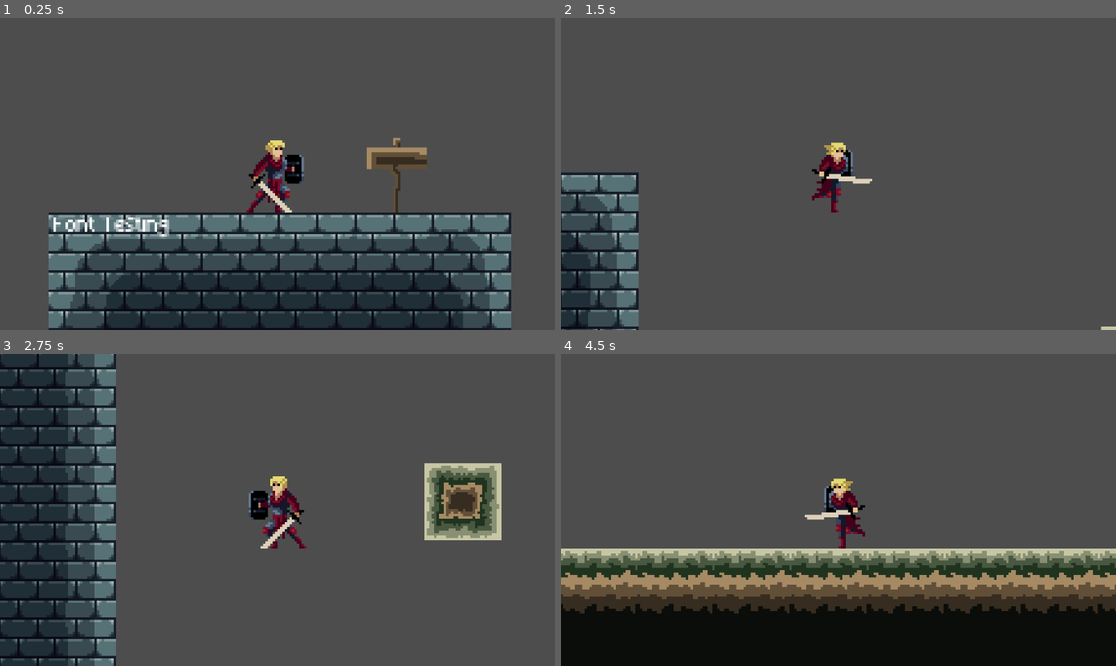
Above: before the commit, frames 1-4 (two rows, left to right).
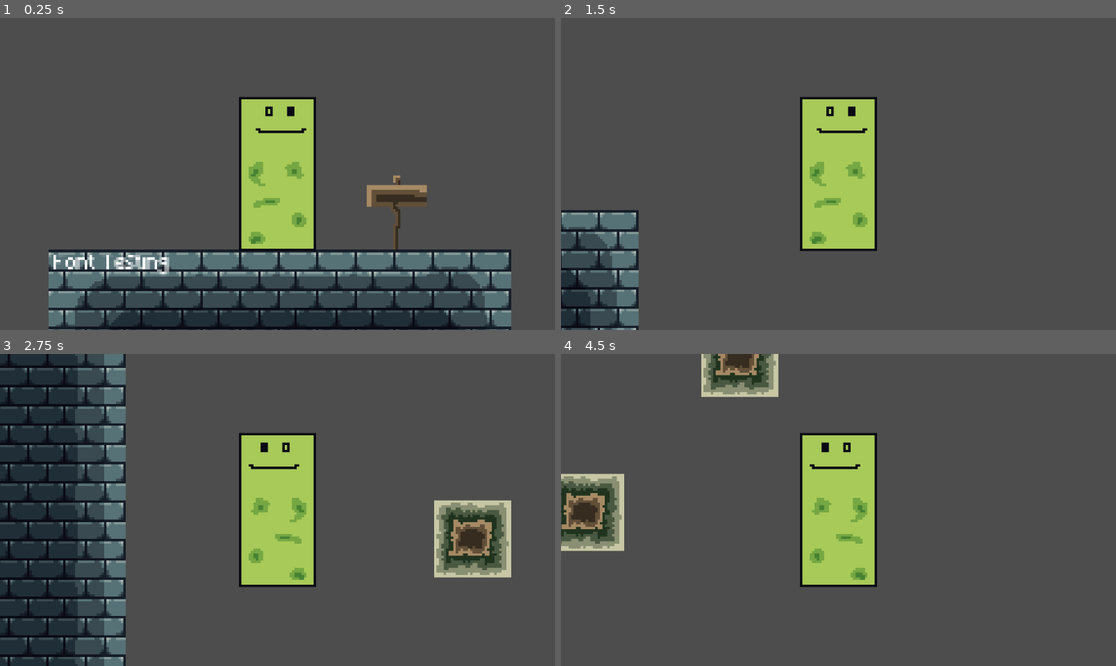
Above: after the commit, the same moments.

Repository: Burnablelemming/EvergroveStudios
Game: Godot game, scene res://scenes/world.tscn
Same seed, same stepped clock (60 frames per second), same inputs: the game is played once before the commit and once after it.
Inputs:
- Up to frame 1 (0.25 s): no input
- Up to frame 2 (1.5 s): hold Up (ui_up) 0.53-1.28 s; hold Right (ui_right) from 0.53 s (still down); tap Enter at 1.25 s; tap Up (ui_up) at 1.35 s
- Up to frame 3 (2.75 s): tap Up (ui_up) at 1.52, 1.82 s; release Right (ui_right) at 2.03 s; hold Left (ui_left) from 2.03 s (still down); hold Up (ui_up) from 2.03 s (still down)
- Up to frame 4 (4.5 s): release Left (ui_left) at 2.78 s; release Up (ui_up) at 2.78 s; hold Right (ui_right) 2.78-4.28 s; tap Up (ui_up) at 2.85, 3.02, 3.32, 4.35 s; hold Up (ui_up) 3.53-4.28 s; hold Left (ui_left) from 4.28 s (still down)

The runs differ from the first frame. In frame 1, 26% of the frame differs, in the area x 8-93%, y 25-100%; in frame 2, 9.9%; in frame 3, 21%; in frame 4, 41%, in the area x 0-100%, y 0-100%.

Commit message:
Made a new test character.

Diff:
--- a/Scripts/Player.gd
+++ b/Scripts/Player.gd
@@ -51,14 +51,14 @@
 		if(acceleration.x + speed) <= maxHorizontalAcceleration:
 			acceleration.x += speed
 		spr.flip_h = false
-		anim.play("walk_right")
+		#anim.play("walk_right")
 	elif Input.is_action_pressed("ui_left"):
 		if(acceleration.x - speed) >= -maxHorizontalAcceleration:
 			acceleration.x -= speed
 		spr.flip_h = true
-		anim.play("walk_right")
+		#anim.play("walk_right")
 	else:
-		anim.play("idle")
+		#anim.play("idle")
 		applyFriction()
 
 
@@ -73,7 +73,7 @@
 			else:
 				print("out of boost")
 		print("should be playing anim")
-		anim.play("jump")
+		#anim.play("jump")
 
 
 func apply_gravity_normal():
--- a/scenes/player.tscn
+++ b/scenes/player.tscn
@@ -1,97 +1,16 @@
-[gd_scene load_steps=9 format=3 uid="uid://cx7hg5k1kl0wt"]
+[gd_scene load_steps=4 format=3 uid="uid://cx7hg5k1kl0wt"]
 
 [ext_resource type="Script" path="res://scripts/Player.gd" id="1_bdrsc"]
-[ext_resource type="Texture2D" uid="uid://ciu0dyhabakci" path="res://assets/characters/knight/knight_all_v1.png" id="1_onjpg"]
-
-[sub_resource type="Animation" id="Animation_hjjut"]
-length = 0.001
-tracks/0/type = "value"
-tracks/0/imported = false
-tracks/0/enabled = true
-tracks/0/path = NodePath("spr:frame")
-tracks/0/interp = 1
-tracks/0/loop_wrap = true
-tracks/0/keys = {
-"times": PackedFloat32Array(0),
-"transitions": PackedFloat32Array(1),
-"update": 1,
-"values": [0]
-}
-
-[sub_resource type="Animation" id="Animation_8e8jm"]
-resource_name = "idle"
-length = 1.2
-loop_mode = 1
-tracks/0/type = "value"
-tracks/0/imported = false
-tracks/0/enabled = true
-tracks/0/path = NodePath("spr:frame")
-tracks/0/interp = 1
-tracks/0/loop_wrap = true
-tracks/0/keys = {
-"times": PackedFloat32Array(0, 0.1, 0.2, 0.3, 0.4, 0.5, 0.6, 0.7, 0.8, 0.9, 1, 1.1),
-"transitions": PackedFloat32Array(1, 1, 1, 1, 1, 1, 1, 1, 1, 1, 1, 1),
-"update": 1,
-"values": [33, 34, 35, 36, 37, 38, 39, 40, 41, 42, 43, 44]
-}
-
-[sub_resource type="Animation" id="Animation_i6bd2"]
-resource_name = "jump"
-length = 1.1
-loop_mode = 1
-tracks/0/type = "value"
-tracks/0/imported = false
-tracks/0/enabled = true
-tracks/0/path = NodePath("spr:frame")
-tracks/0/interp = 1
-tracks/0/loop_wrap = true
-tracks/0/keys = {
-"times": PackedFloat32Array(0, 0.1, 0.2, 0.3, 0.4, 0.5, 0.6, 0.7, 0.8, 0.9, 1),
-"transitions": PackedFloat32Array(1, 1, 1, 1, 1, 1, 1, 1, 1, 1, 1),
-"update": 1,
-"values": [17, 18, 19, 20, 21, 22, 23, 24, 25, 26, 27]
-}
-
-[sub_resource type="Animation" id="Animation_eb71i"]
-resource_name = "walk_right"
-length = 0.8
-loop_mode = 1
-tracks/0/type = "value"
-tracks/0/imported = false
-tracks/0/enabled = true
-tracks/0/path = NodePath("spr:frame")
-tracks/0/interp = 1
-tracks/0/loop_wrap = true
-tracks/0/keys = {
-"times": PackedFloat32Array(0, 0.1, 0.2, 0.3, 0.4, 0.5, 0.6, 0.7),
-"transitions": PackedFloat32Array(1, 1, 1, 1, 1, 1, 1, 1),
-"update": 1,
-"values": [0, 1, 2, 3, 4, 5, 6, 7]
-}
-
-[sub_resource type="AnimationLibrary" id="AnimationLibrary_q73t0"]
-_data = {
-"RESET": SubResource("Animation_hjjut"),
-"idle": SubResource("Animation_8e8jm"),
-"jump": SubResource("Animation_i6bd2"),
-"walk_right": SubResource("Animation_eb71i")
-}
+[ext_resource type="Texture2D" uid="uid://dyka4jc0isf2n" path="res://assets/characters/SlimeBoy.png" id="2_k1gjt"]
 
 [sub_resource type="RectangleShape2D" id="RectangleShape2D_u7ouo"]
-size = Vector2(23, 32)
+size = Vector2(31, 63)
 
 [node name="chara" type="CharacterBody2D"]
 script = ExtResource("1_bdrsc")
 
 [node name="spr" type="Sprite2D" parent="."]
-texture = ExtResource("1_onjpg")
-hframes = 15
-vframes = 3
-
-[node name="anim" type="AnimationPlayer" parent="."]
-libraries = {
-"": SubResource("AnimationLibrary_q73t0")
-}
+texture = ExtResource("2_k1gjt")
 
 [node name="col_shape" type="CollisionShape2D" parent="."]
 shape = SubResource("RectangleShape2D_u7ouo")
Binary file added: assets/UIElements/Sprite-0001.aseprite
Binary file added: assets/characters/SlimeBoy.aseprite
Binary file added: assets/characters/SlimeBoy.png
